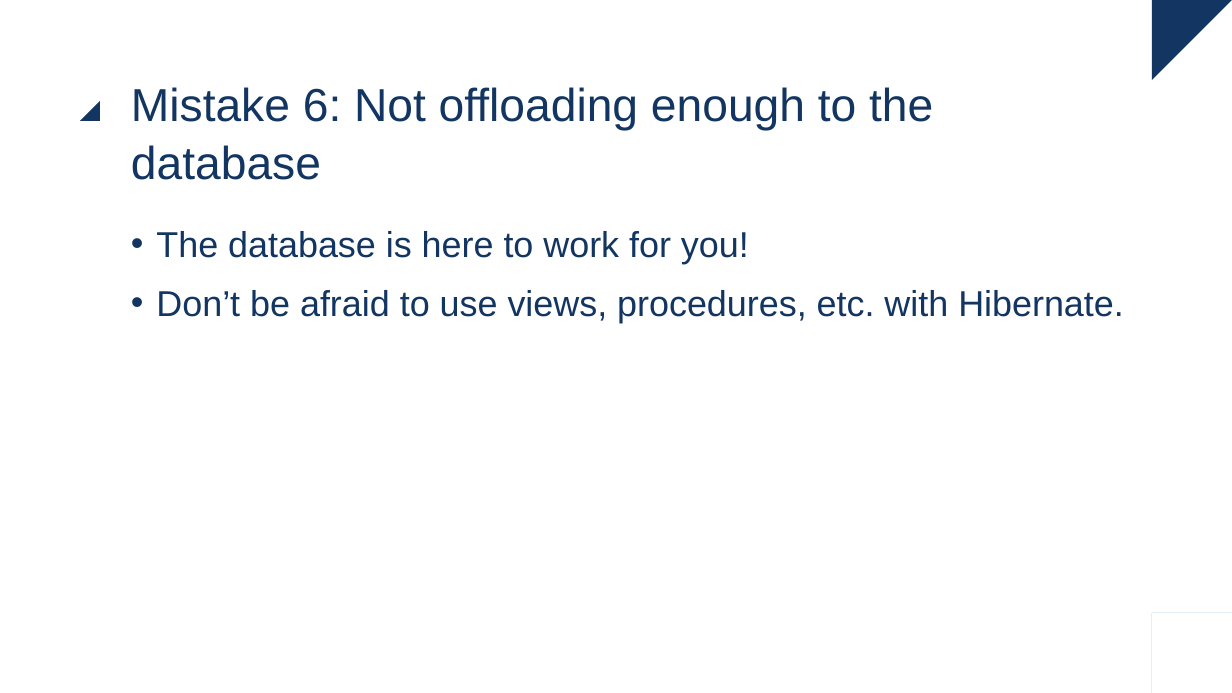
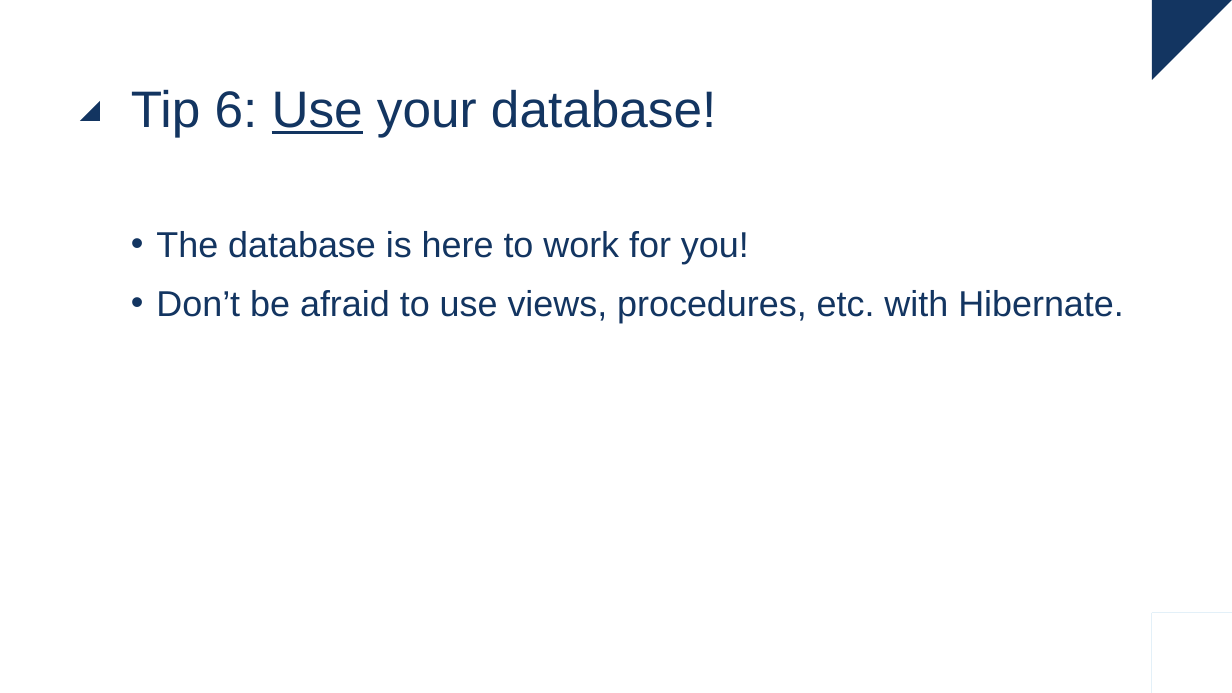
Before and after one commit to raoulvdberge/jpa-with-hibernate, a slide deck: slide 47 of slides.pptx. Drawn at 1232x693 pixels with LibreOffice and Linux fonts; fonts in the diff are those of the drawing. Boxes give left, top, right and bottom in pixels: in the first picture for what was removed or moved away, otherwise in the second. Text is boxed around its words. In the diff, an @@ line names an element or a change of style, - is before the commit and + after.

Commit message:
Use "Tip" language instead of "Mistake" on "Performance tips and common mistakes"

```diff
--- a/slides.pptx
+++ b/slides.pptx
@@ title at (131,89,716,137): text changed; size 36 to 40 pt @@
-Mistake 6: Not offloading enough to the database
+Tip 6: Use your database!
```
Also in this commit, not shown: 12 other slides changed, 1 other file.
